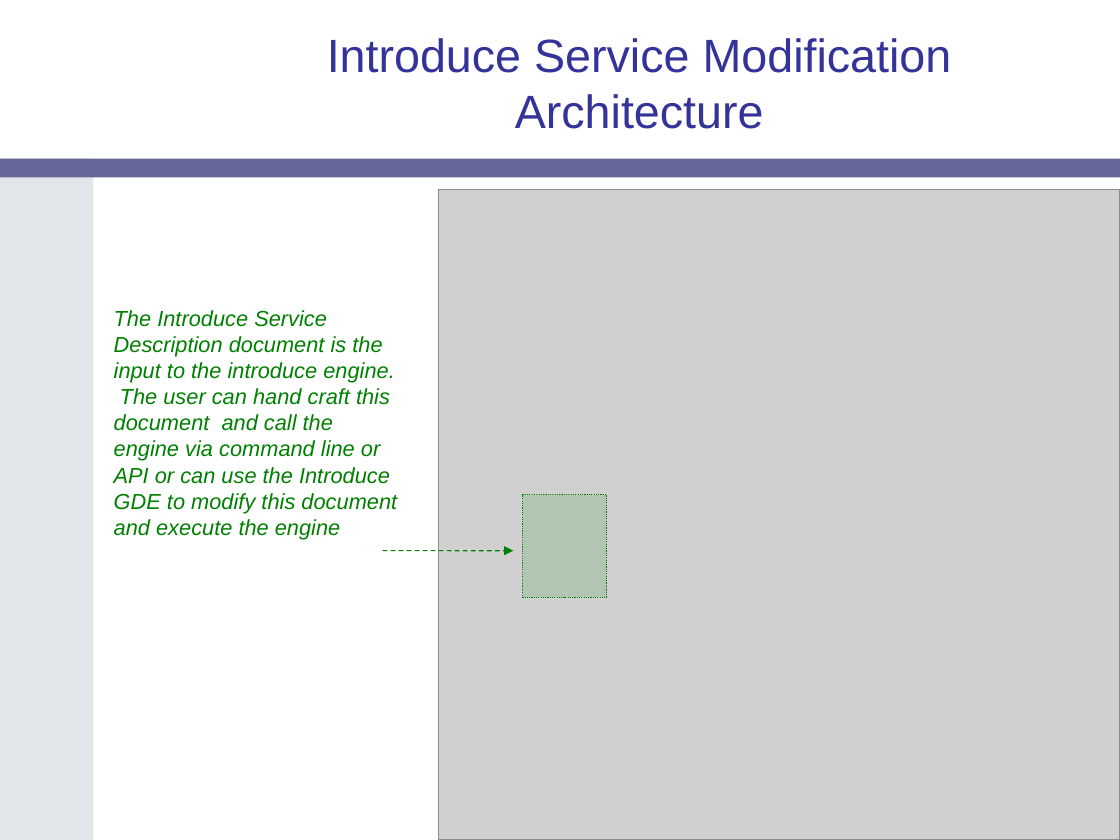
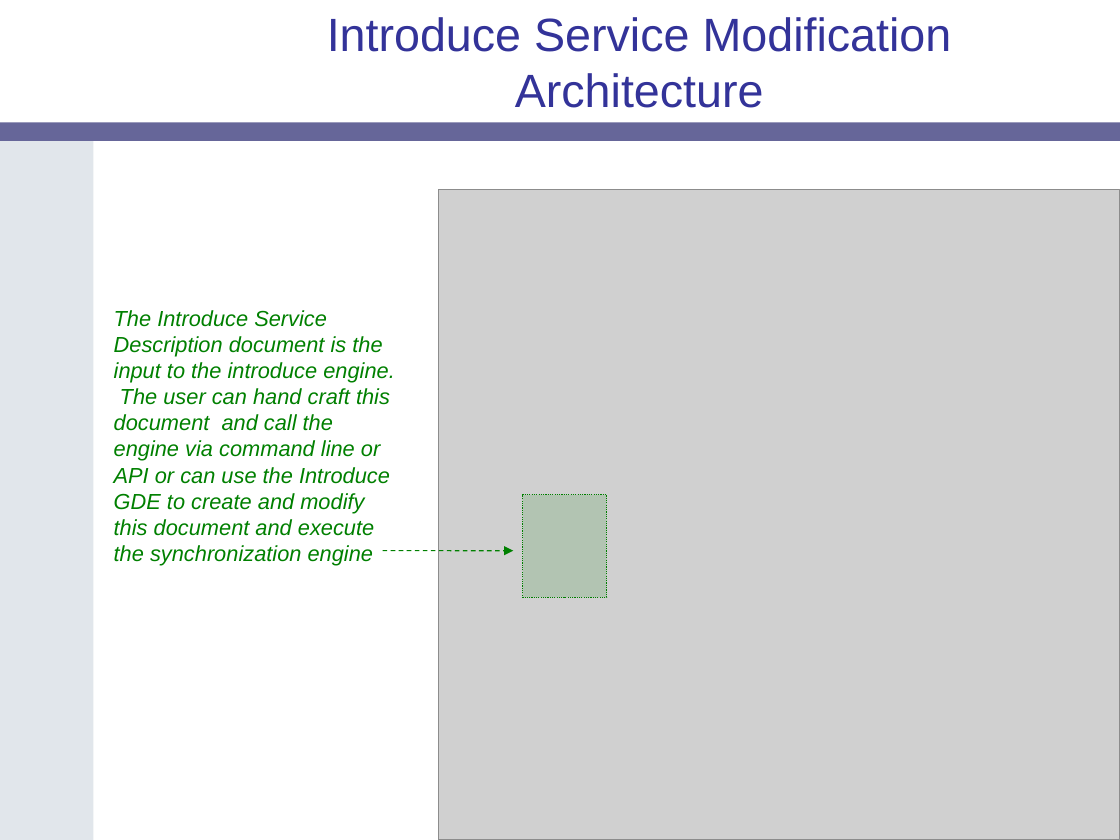
Before and after one commit to NCIP/cagrid-portal, a slide deck: slide 10 of cagrid-1-0/Documentation/presentations/introduce/Introduce-OGF19.ppt. Drawn at 1120x840 pixels with LibreOffice and Linux fonts; fonts in the diff are those of the drawing; grey boxes stand for pictures; background and template pictures are left out. Boxes give left, top, right and bottom in pixels: in the first picture for what was removed or moved away, otherwise in the second. Text is boxed around its words. In the diff, an @@ line names an element or a change of style, - is before the commit and + after.

```diff
--- a/cagrid-1-0/Documentation/presentations/introduce/Introduce-OGF19.ppt
+++ b/cagrid-1-0/Documentation/presentations/introduce/Introduce-OGF19.ppt
@@ title "Introduce Service Modification Architecture": place and size @@
-title "Introduce Service Modification Architecture" at <box>327,38,952,129</box>
+title "Introduce Service Modification Architecture" at <box>327,17,952,108</box>
@@ freeform shape: place and size @@
-freeform shape at <box>0,159,93,840</box>
+freeform shape at <box>0,140,93,840</box>
@@ rounded rectangle: place and size @@
-rounded rectangle at <box>0,159,1120,178</box>
+rounded rectangle at <box>0,122,1120,141</box>
@@ text at <box>114,310,395,566</box>: text changed @@
-The Introduce Service Description document is the input to the introduce engine. The user can hand craft this document and call the engine via command line or API or can use the Introduce GDE to modify this document and execute the engine
+The Introduce Service Description document is the input to the introduce engine. The user can hand craft this document and call the engine via command line or API or can use the Introduce GDE to create and modify this document and execute the synchronization engine
```
Also in this commit, not shown: 20 other slides changed.
